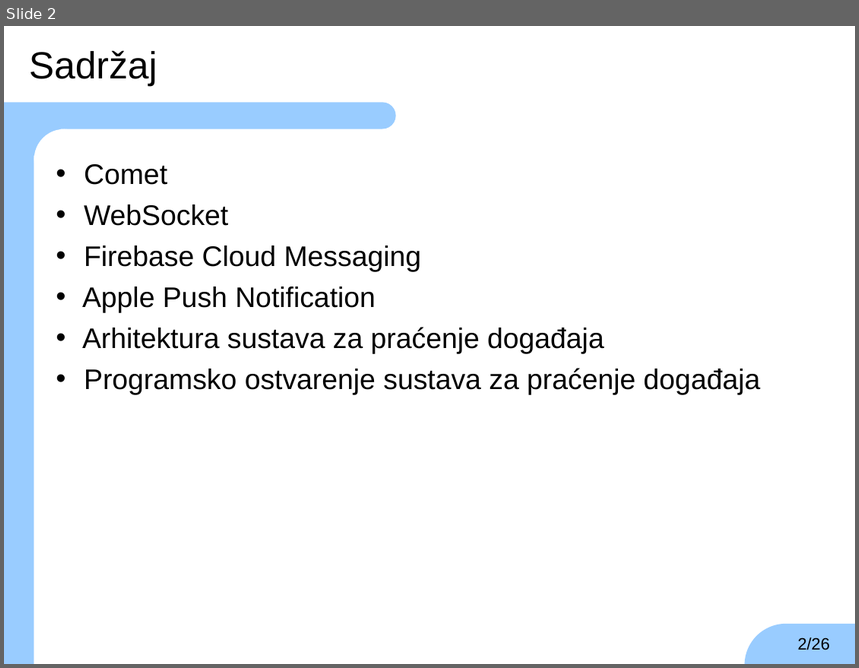
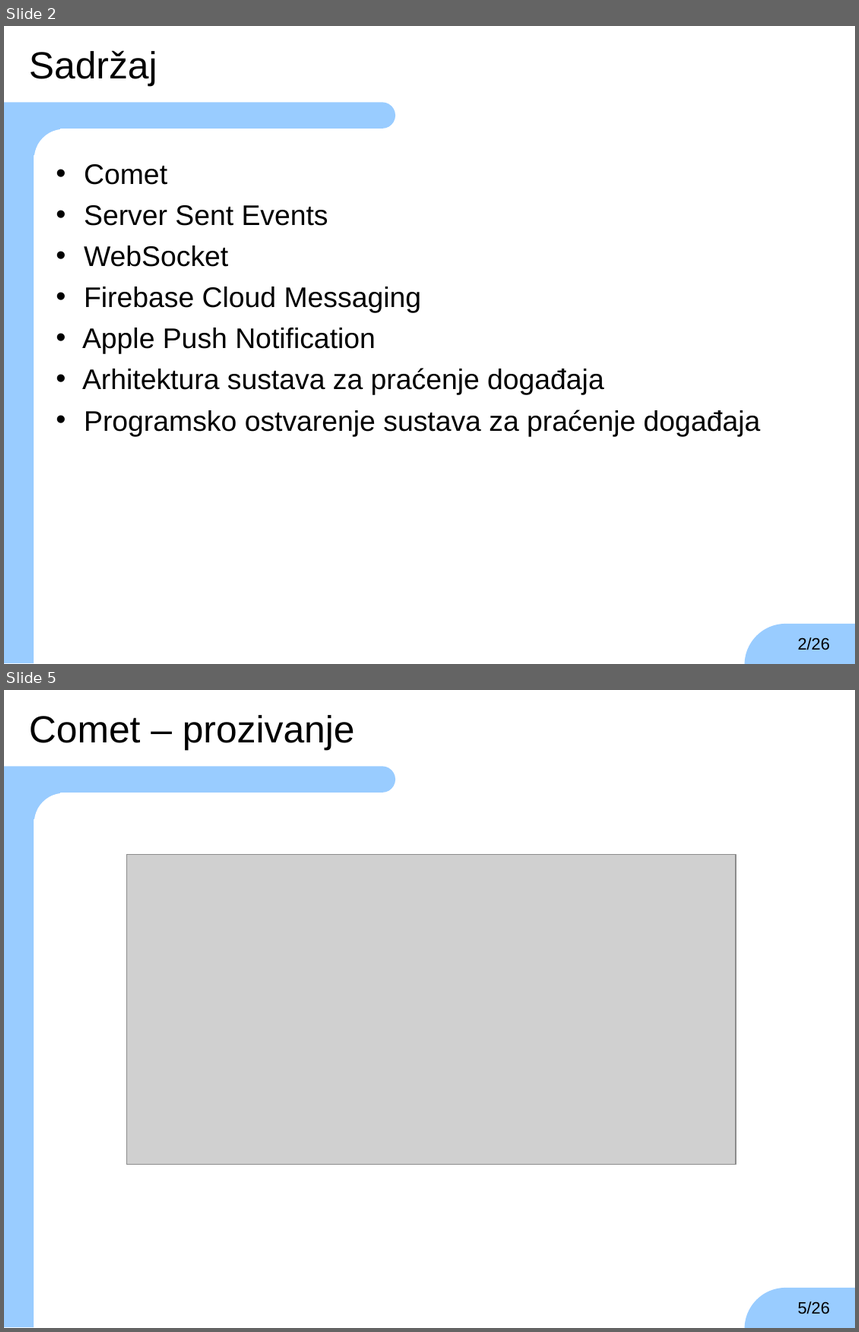
Before and after one commit to TheKarlo95/ZavrsniRad, a slide deck: zr-prezentacija-karlo-vrbic.ppt. Shown one above the other, each under a label of ours: slide 2 before the commit, slides 2 and 5 after it; the slides between them are not shown. The pictures are 859x668 and 859x1332 pixels, drawn with LibreOffice and Linux fonts; fonts in the diff are those of the drawing; grey boxes stand for pictures; background and template pictures are left out. Boxes give left, top, right and bottom in pixels: in the first picture for what was removed or moved away, otherwise in the second. Text is boxed around its words. In the diff, an @@ line names an element or a change of style, - is before the commit and + after.

```diff
--- a/zr-prezentacija-karlo-vrbic.ppt
+++ b/zr-prezentacija-karlo-vrbic.ppt
@@ slide 5 added at (4, 690, 855, 1328), background #FFFFFF; not listed: 6 template elements that a slide beside it also shows @@
@@ text added at (29, 715, 355, 750), 32 pt, text #000000 @@
+Comet – prozivanje
@@ picture added at (126, 854, 736, 1165) @@
@@ page number added at (798, 1302, 830, 1315), 14 pt, text #000000 @@
+5/26
@@ slide 2 changed as well @@
@@ text at (84, 205, 329, 226): paragraph added @@
+• Server Sent Events
```
Also in this commit, not shown: 8 other slides added, 10 other files.
